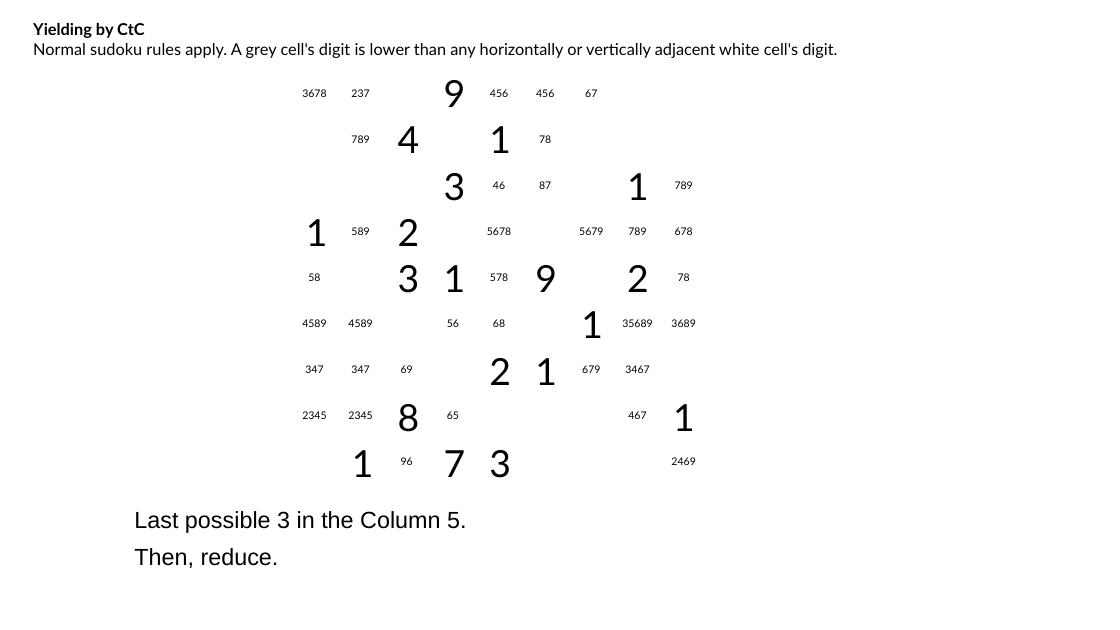
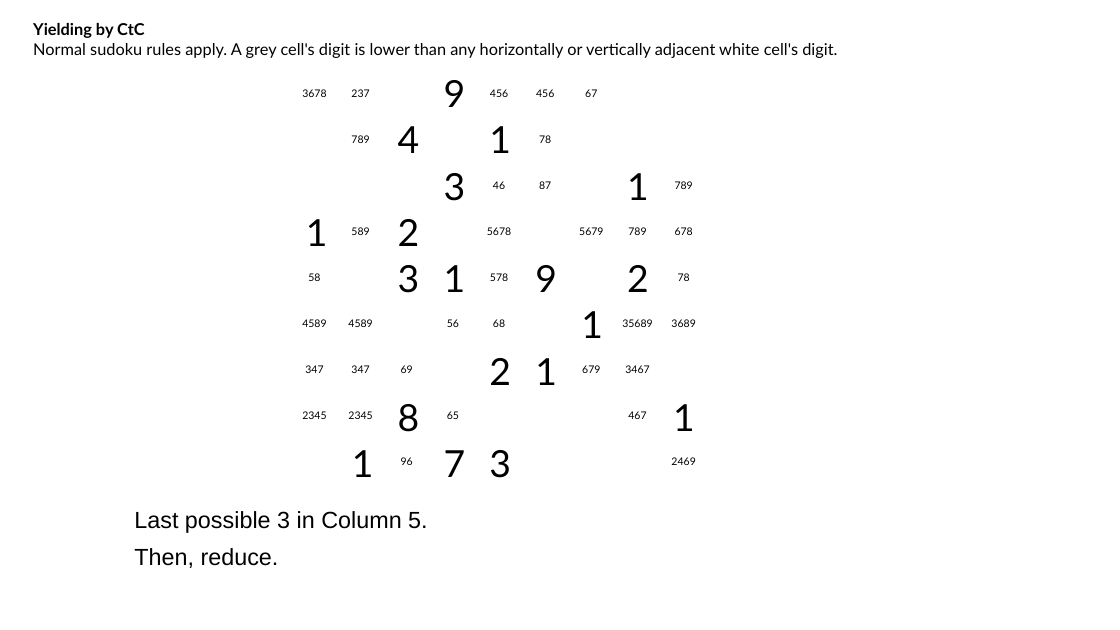
Before and after one commit to jhardis/WSJ_Number_Puzzles, a slide deck: slide 28 of 20261107_2.pptx. Drawn at 1120x630 pixels with LibreOffice and Linux fonts; fonts in the diff are those of the drawing; background and template pictures are left out. Boxes give left, top, right and bottom in pixels: in the first picture for what was removed or moved away, otherwise in the second. Text is boxed around its words. In the diff, an @@ line names an element or a change of style, - is before the commit and + after.

```diff
--- a/20261107_2.pptx
+++ b/20261107_2.pptx
@@ text at <box>134,511,427,533</box>: text changed @@
-Last possible 3 in the Column 5.
+Last possible 3 in Column 5.
```
Also in this commit, not shown: 3 slides added, 1 other file.
